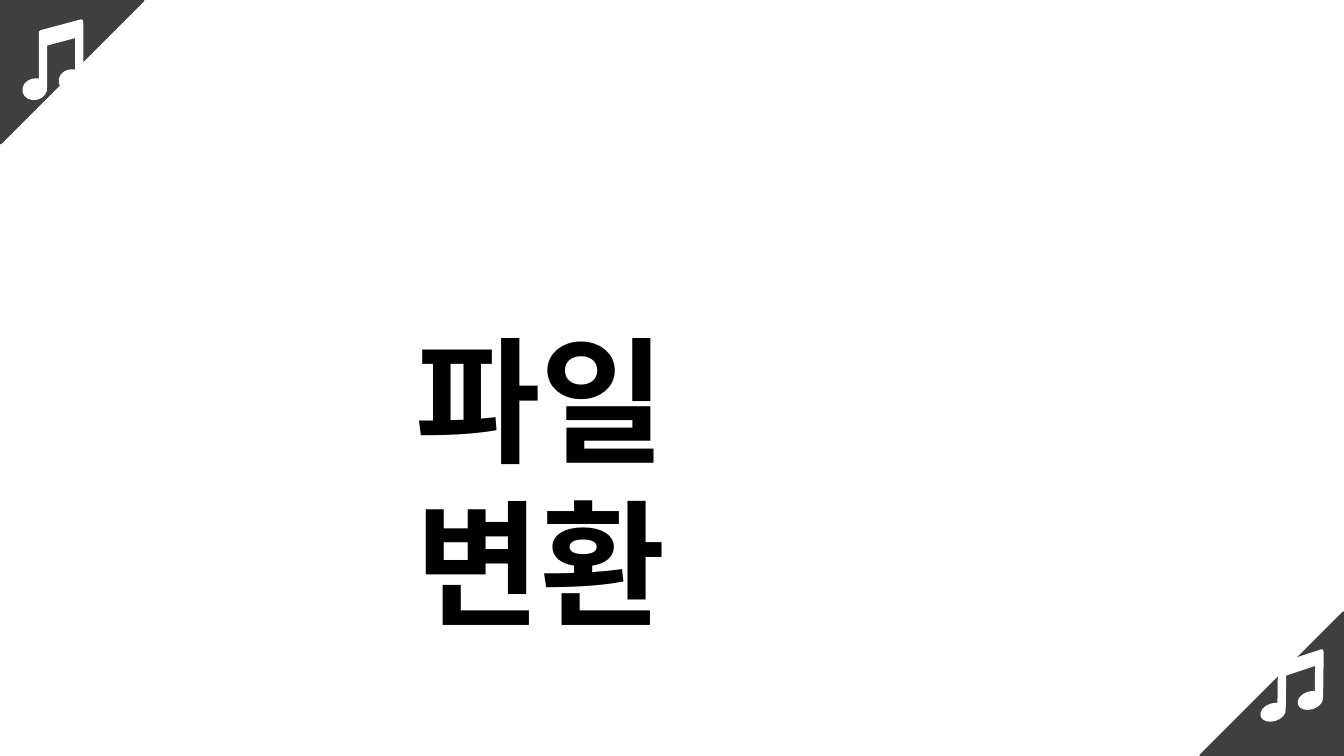
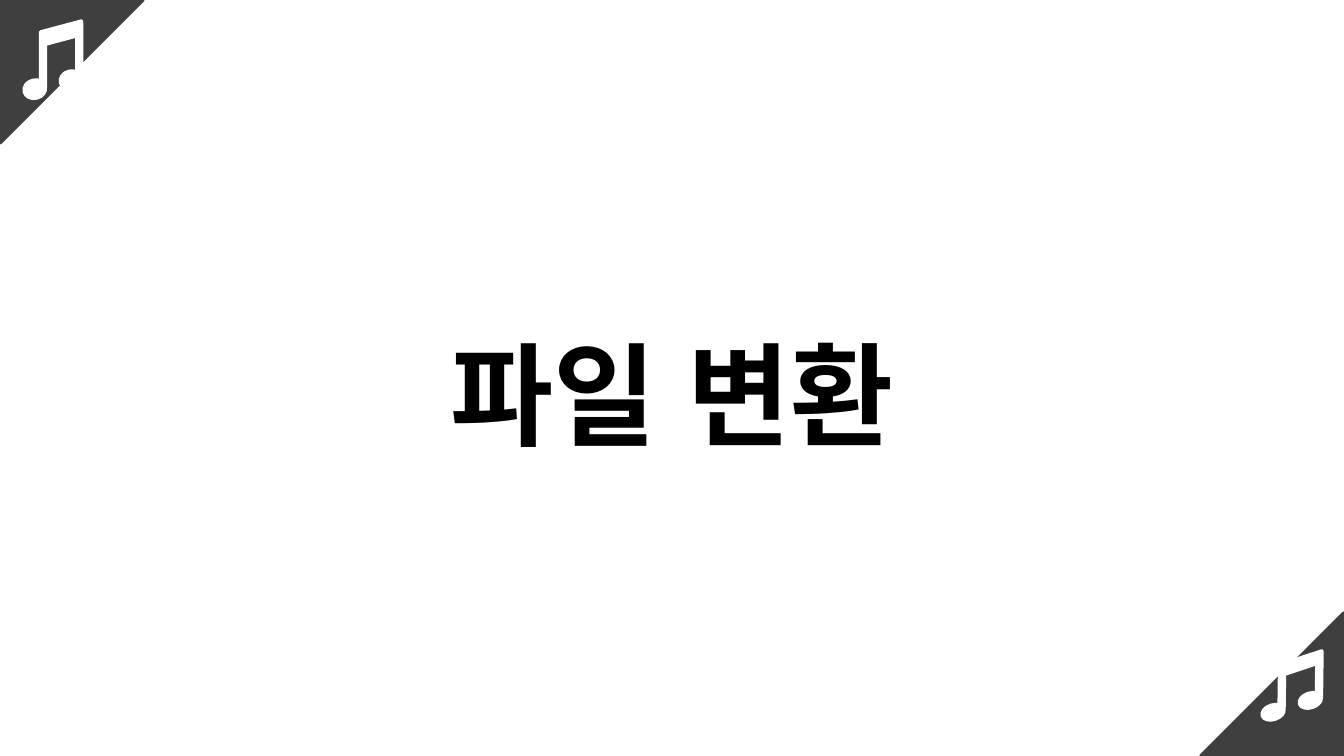
Before and after one commit to audwnd951/it_project2, a slide deck: slide 10 of MJ/최종 딥러닝 작곡.pptx (slide 11 before the commit). Drawn at 1344x756 pixels with LibreOffice and Linux fonts; fonts in the diff are those of the drawing. Boxes give left, top, right and bottom in pixels: in the first picture for what was removed or moved away, otherwise in the second. Text is boxed around its words. In the diff, an @@ line names an element or a change of style, - is before the commit and + after.

```diff
--- a/MJ/최종 딥러닝 작곡.pptx
+++ b/MJ/최종 딥러닝 작곡.pptx
@@ text "파일 변환": place and size @@
-text "파일 변환" at <box>415,338,666,625</box>
+text "파일 변환" at <box>450,342,894,447</box>
@@ text "파일 변환" at <box>450,342,894,447</box>: size 73 to 60 pt; alignment left to centre @@
```
Also in this commit, not shown: 9 other slides changed, 2 slides removed.
